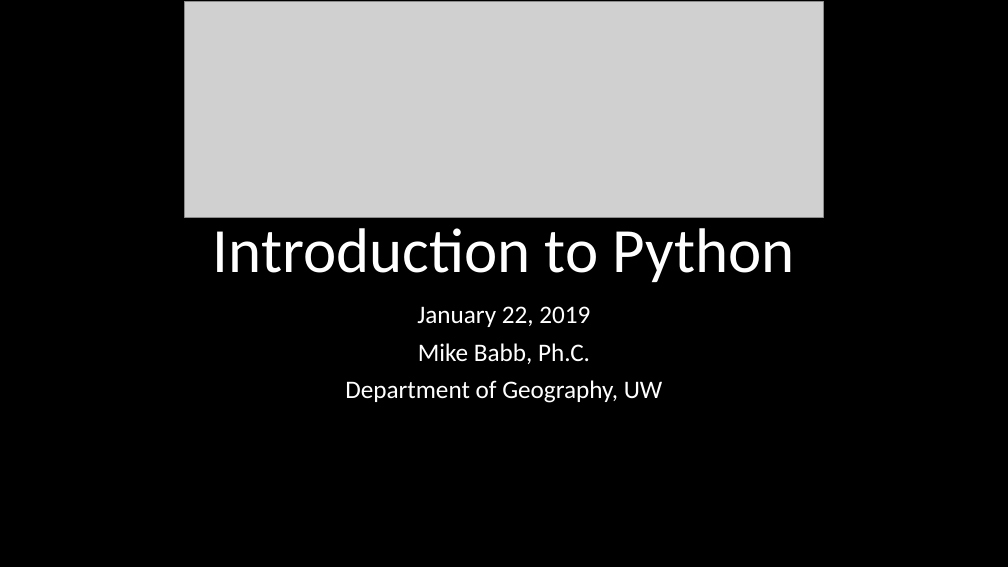
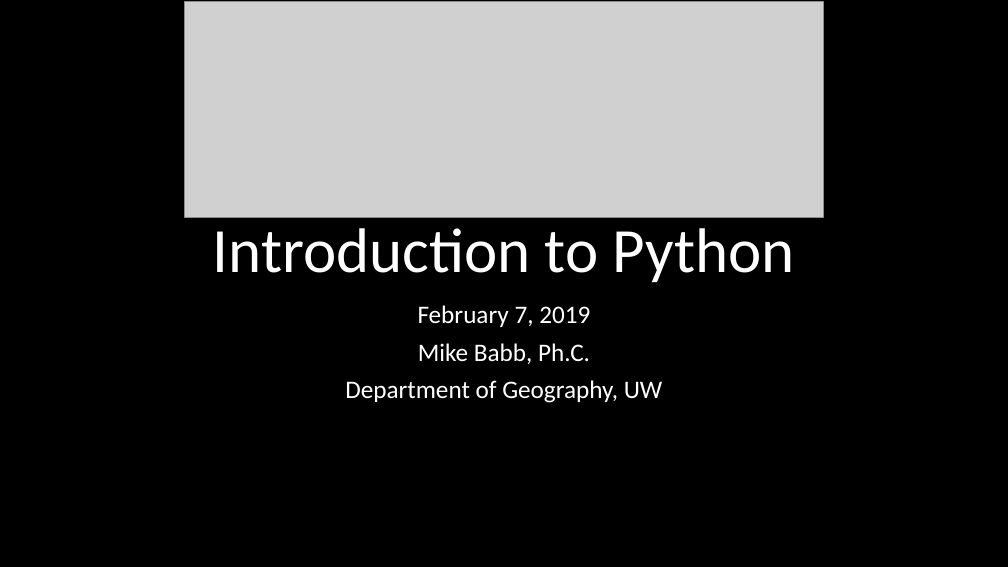
Before and after one commit to mike-babb/intro_to_python, a slide deck: slide 1 of Introduction to Python.pptx. Drawn at 1008x567 pixels with LibreOffice and Linux fonts; fonts in the diff are those of the drawing; grey boxes stand for pictures. Boxes give left, top, right and bottom in pixels: in the first picture for what was removed or moved away, otherwise in the second. Text is boxed around its words. In the diff, an @@ line names an element or a change of style, - is before the commit and + after.

```diff
--- a/Introduction to Python.pptx
+++ b/Introduction to Python.pptx
@@ subtitle at [418,305,590,327]: text changed @@
-January 22, 2019
+February 7, 2019
```
Also in this commit, not shown: 4 other slides changed, 5 slides added, 13 other files.
